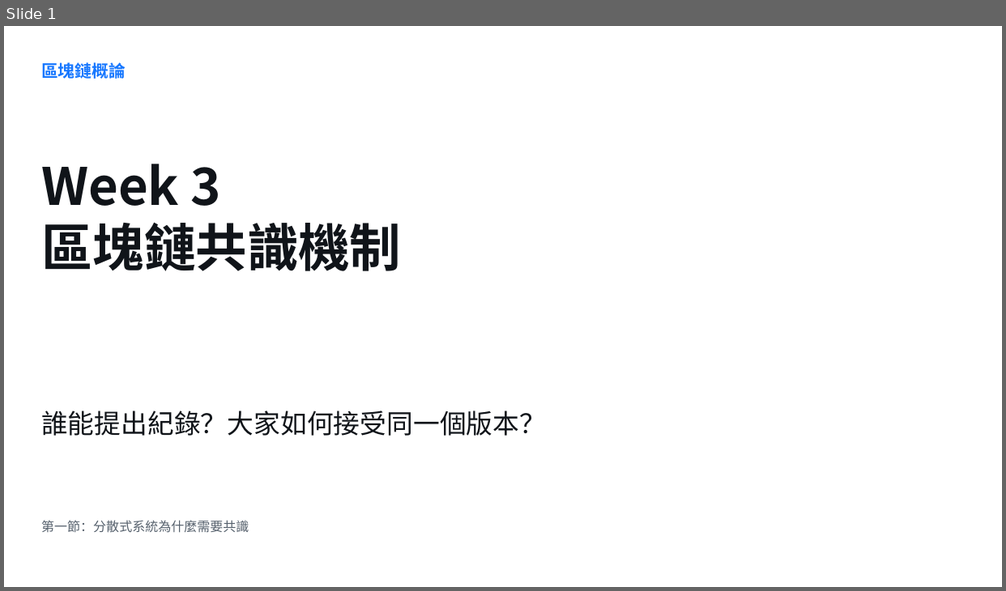
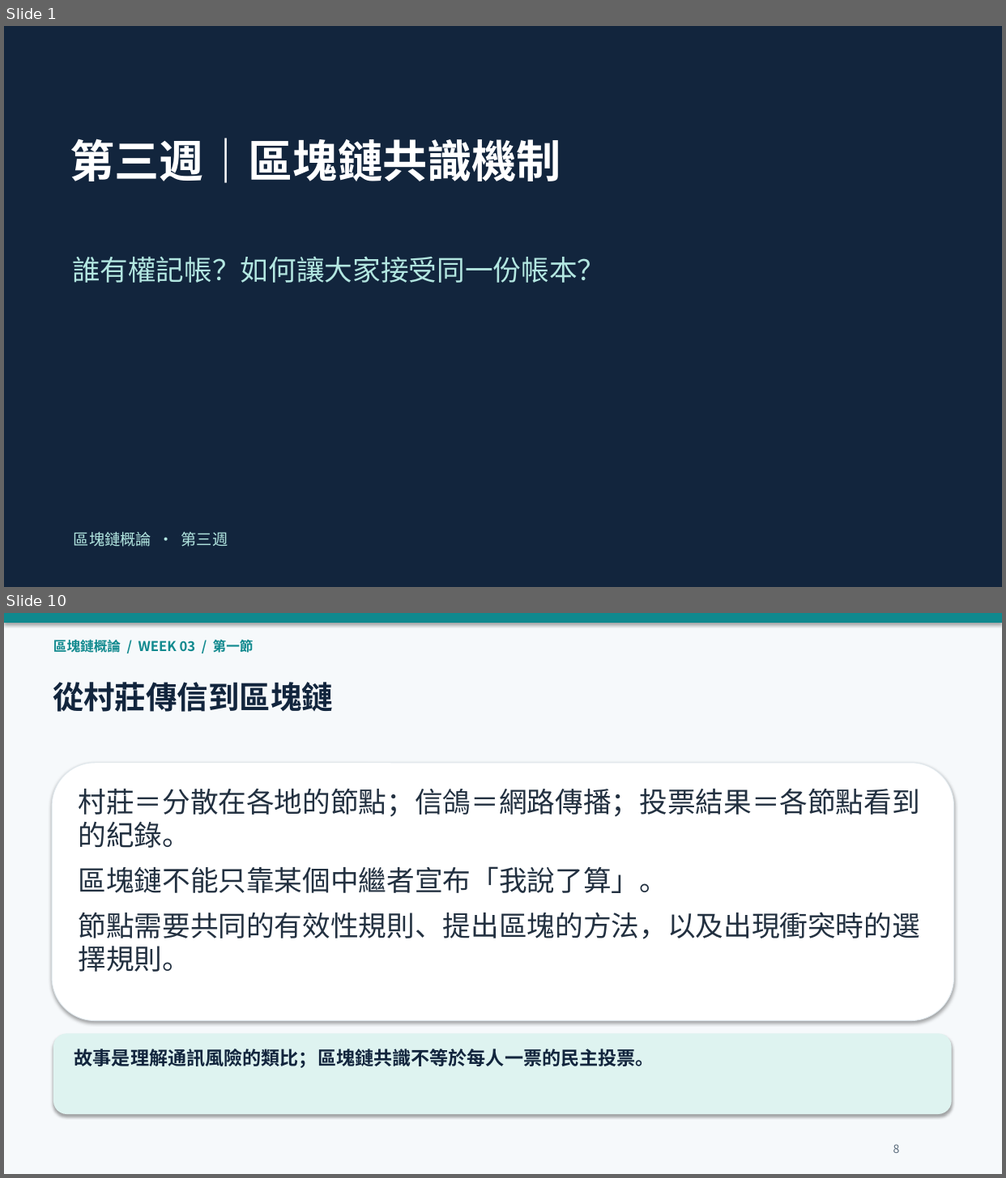
Before and after one commit to tinachiukc/blockchain-course, a slide deck: materials/Week03_區塊鏈共識機制_授課簡報.pptx. Shown one above the other, each under a label of ours: slide 1 before the commit, slides 1 and 10 after it; the slides between them are not shown. The pictures are 1006x591 and 1006x1178 pixels, drawn with LibreOffice and Linux fonts; fonts in the diff are those of the drawing. Boxes give left, top, right and bottom in pixels: in the first picture for what was removed or moved away, otherwise in the second. Text is boxed around its words. In the diff, an @@ line names an element or a change of style, - is before the commit and + after.

```diff
--- a/materials/Week03_區塊鏈共識機制_授課簡報.pptx
+++ b/materials/Week03_區塊鏈共識機制_授課簡報.pptx
@@ slide 10 added at (4, 613, 1002, 1174), background #F6F9FB @@
@@ rectangle added at (4, 613, 1002, 623), fill #10898E @@
@@ text added at (53, 637, 253, 655), 13 pt, text #10898E, bold @@
+區塊鏈概論 / WEEK 03 / 第一節
@@ text added at (53, 682, 333, 712), 30 pt, text #12253D, bold @@
+從村莊傳信到區塊鏈
@@ rounded rectangle added at (52, 763, 954, 1021), fill #FFFFFF, outline #E0E8ED 0.75 pt @@
@@ text added at (78, 788, 919, 972), 27 pt, text #223040 @@
+村莊＝分散在各地的節點；信鴿＝網路傳播；投票結果＝各節點看到的紀錄。
+區塊鏈不能只靠某個中繼者宣布「我說了算」。
+節點需要共同的有效性規則、提出區塊的方法，以及出現衝突時的選擇規則。
@@ rounded rectangle added at (53, 1033, 952, 1114), fill #DEF3F0 @@
@@ text added at (74, 1049, 654, 1068), 18 pt, text #12253D, bold @@
+故事是理解通訊風險的類比；區塊鏈共識不等於每人一票的民主投票。
@@ text added at (893, 1144, 900, 1153), 11 pt, text #5C6D7D @@
+8
@@ slide 1 changed as well @@
@@ background #FFFFFF to #12253D @@
@@ text at (70, 138, 560, 183): text changed; size 49.5 to 43 pt; text colour #101419 to #FFFFFF @@
-Week 3
-區塊鏈共識機制
+第三週｜區塊鏈共識機制
@@ text at (72, 256, 605, 283): text changed; size 25.5 to 27 pt; text colour #101419 to #B3E7E1 @@
-誰能提出紀錄？大家如何接受同一個版本？
+誰有權記帳？如何讓大家接受同一份帳本？
@@ text removed at (41, 520, 249, 533) @@
-第一節：分散式系統為什麼需要共識
@@ text at (74, 532, 228, 547): text changed; size 16.3 to 15 pt; text colour #1677FF to #B3E7E1; bold off @@
-區塊鏈概論
+區塊鏈概論 · 第三週
```
Also in this commit, not shown: 43 other slides added, 32 slides removed.
